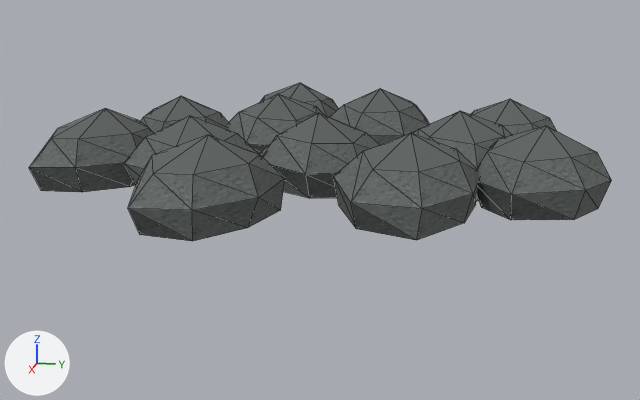
What one commit did to the OBJ model Assets/ProjectOEN/ProductionArt/Meshes/environment_set_dressing/en-015_cave_floor_debris_set__stones.obj.
Both versions are drawn from a 50 mm camera at (1.853, 0.341, 0.399) aimed at (0.024, -0.025, -0.058). Lighting does not change. The marker at lower left points along +X, +Y and +Z. The first picture is the older version. Mesh edges are drawn as thin lines. Where no turn or scale is listed for an object, it has been applied to the vertices. Vertices at exactly the same position are counted once.

In view in the first picture: 'en-015_cave_floor_debris_set__stones'.
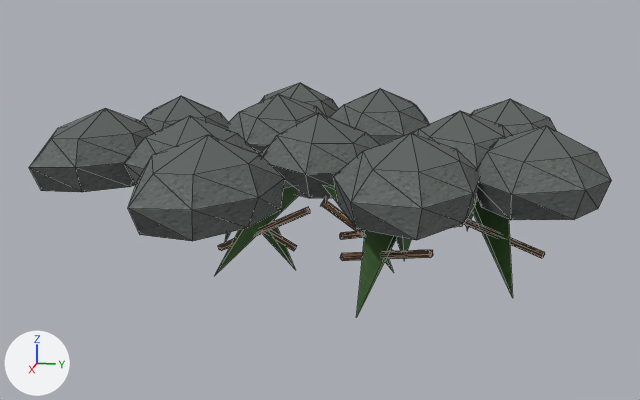
Boxes [x1, y1, x2, y2] around the edits, measured in the pictures (640 x 400 px):
'en-015_cave_floor_debris_set__stones', reshaped (48% taller): before [29, 83, 612, 241]; after [29, 83, 612, 317]
part 1 of me_en_015_cave_floor_debris_set__stones, added (green): after [214, 185, 545, 317]

Edits to the bpy script that builds the scene:
```text
Add img_leaf_albedo_png:
    img_leaf_albedo_png = load_image('leaf_albedo.png', '../../Materials/Textures/leaf_albedo.png', 1024, 1024, 'sRGB')
Add img_wood_albedo_png:
    img_wood_albedo_png = load_image('wood_albedo.png', '../../Materials/Textures/wood_albedo.png', 1024, 1024, 'sRGB')
Add mat_leaf:
    mat_leaf = principled_material('Leaf')
    mat_leaf.texture = img_leaf_albedo_png
    mat_leaf.roughness = 0.89
Add mat_wood:
    mat_wood = principled_material('Wood')
    mat_wood.texture = img_wood_albedo_png
    mat_wood.roughness = 0.89
Change me_en_015_cave_floor_debris_set__stones:
    used by ob_en_015_cave_floor_debris_set__stones; location = (0.0, 0.0, 0.0)
    remove me_en_015_cave_floor_debris_set__stones.from_pydata(...)  # 276 vertices, 504 faces; spans x -0.549..0.579, y -0.603..0.548, z -0.005..0.145
    add me_en_015_cave_floor_debris_set__stones.from_pydata(...)  # 500 vertices, 812 faces; spans x -0.549..0.579, y -0.603..0.548, z -0.18..0.145
    me_en_015_cave_floor_debris_set__stones part 1
    224 vertices are added at x -0.447..0.465, y -0.502..0.444, z -0.18..0.028
    28 new faces join them, mat_leaf (picture img_leaf_albedo_png)
    280 new faces join them, mat_wood (picture img_wood_albedo_png)
    add me_en_015_cave_floor_debris_set__stones.materials.append(mat_leaf)  # picture img_leaf_albedo_png
    add me_en_015_cave_floor_debris_set__stones.materials.append(mat_wood)  # picture img_wood_albedo_png
```
